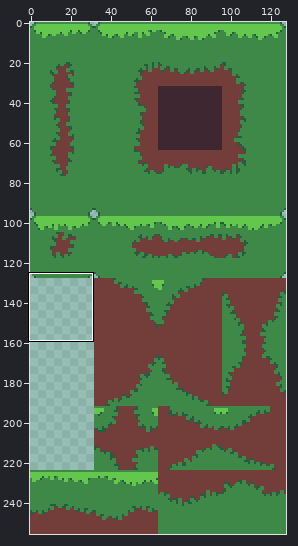
Sprite sheet -- Sprites/tileset.png. Above: a wide view before the commit, with the close-up outlined.
Close-up. Before the edit:
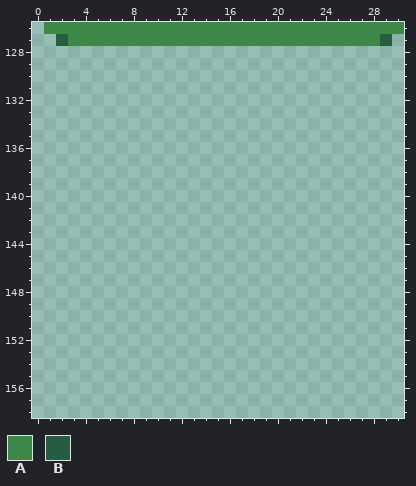
The file is 128x256 pixels. Shown: x 0..30, y 126..158.
Palette (. is transparent): A #3e8948  B #265c42
Pixels before, first column x 1:
126 AAAAAAAAAAAAAAAAAAAAAAAAAAAAAA
127 .BAAAAAAAAAAAAAAAAAAAAAAAAAAB.
After:
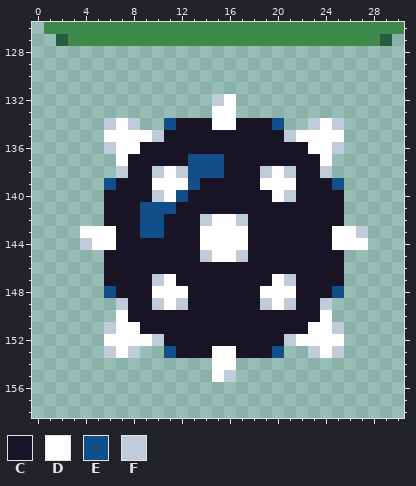
Colours new in this view: C #181425  D #ffffff  E #124e89  F #c0cbdc
What changed:
y 132: x 15..16 .. -> FD
y 133: x 15..16 .. -> DD
y 134: x 6..8 ... -> FDF; x 11..20 .......... -> ECCCDDCCCE; x 23..25 ... -> FDF
y 135: x 6..25 .................... -> DDDDFCCCCCCCCCCFDDDD
y 136: x 6..25 .................... -> FDDCCCCCCCCCCCCCCDDF
y 137: x 7..24 .................. -> DCCCCCEEECCCCCCCCD
y 138: x 7..24 .................. -> FCCFDFEEECCCFDFCCF
y 139: x 6..25 .................... -> ECCCDDDECCCCCDDDCCCE
y 140: x 6..25 .................... -> CCCCFDECCCCCCCDFCCCC
y 141: x 6..25 .................... -> CCCEEECCCCCCCCCCCCCC
y 142: x 6..25 .................... -> CCCEECCCFDDFCCCCCCCC
y 143: x 4..27 ........................ -> DDDCCEECCCDDDDCCCCCCCDDF
y 144: x 4..27 ........................ -> FDDCCCCCCCDDDDCCCCCCCDDD
y 145: x 6..25 .................... -> CCCCCCCCFDDFCCCCCCCC
y 146: x 6..25 .................... -> CCCCCCCCCCCCCCCCCCCC
y 147: x 6..25 .................... -> CCCCFDCCCCCCCCDFCCCC
y 148: x 6..25 .................... -> ECCCDDDCCCCCCDDDCCCE
y 149: x 7..24 .................. -> FCCFDFCCCCCCFDFCCF
y 150: x 7..24 .................. -> DCCCCCCCCCCCCCCCCD
y 151: x 6..25 .................... -> FDDCCCCCCCCCCCCCCDDF
y 152: x 6..25 .................... -> DDDDFCCCCCCCCCCFDDDD
y 153: x 6..8 ... -> FDF; x 11..20 .......... -> ECCCDDCCCE; x 23..25 ... -> FDF
y 154: x 15..16 .. -> DD
y 155: x 15..16 .. -> DF
